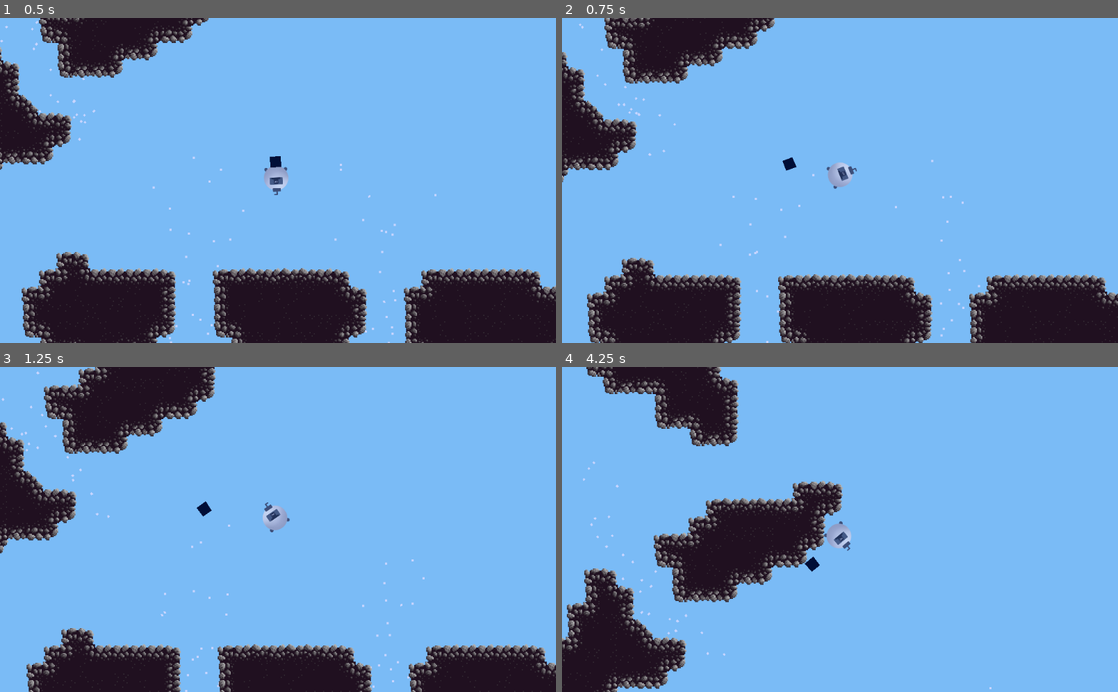
Above: before the commit, frames 1-4 (two rows, left to right).
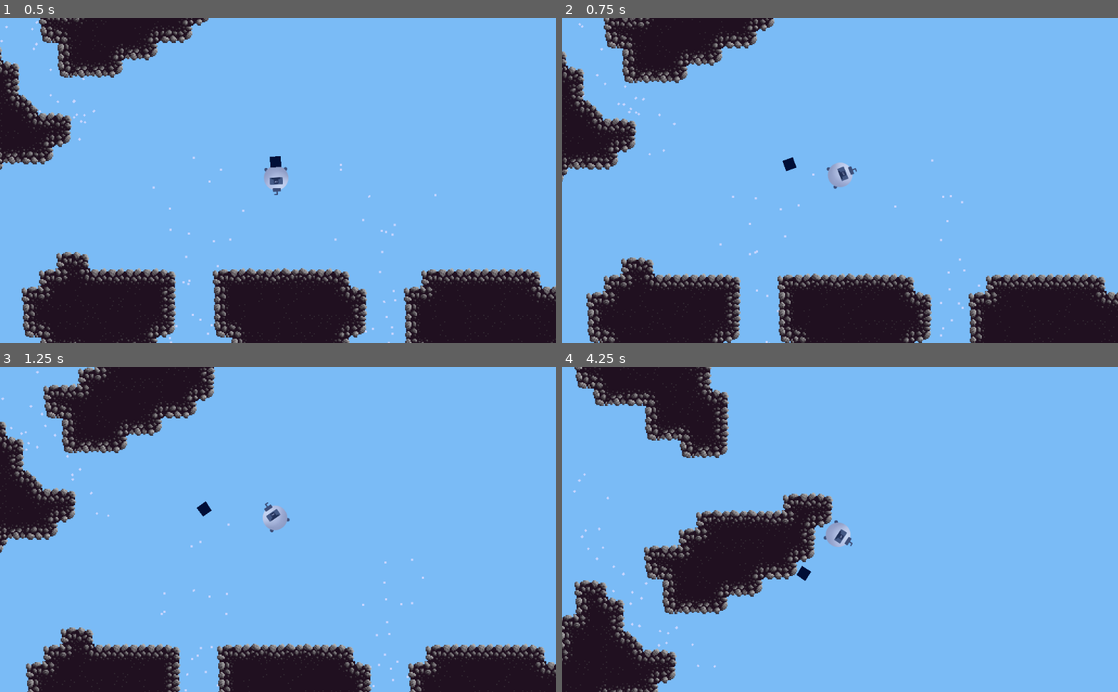
Above: after the commit, the same moments.

Repository: its-dlh/brackeys-2023.2
Game: Godot game, scene res://World/World.tscn
Same seed, same stepped clock (60 frames per second), same inputs: the game is played once before the commit and once after it.
Inputs (mouse positions are in pixels of both pictures, inside the frame that each line leads up to):
- Up to frame 1 (0.5 s): no input
- Up to frame 2 (0.75 s): move the mouse to (812, 245) at 0.52 s; press the mouse at (812, 245) at 0.53 s
- Up to frame 3 (1.25 s): no input
- Up to frame 4 (4.25 s): move the mouse to (1006, 578) at 1.27 s; release the mouse at (1006, 578) at 1.28 s; click (1006, 578) at 1.35 s; move the mouse to (673, 480) at 2.02 s; press the mouse at (673, 480) at 2.03 s; move the mouse to (867, 529) at 2.77 s; release the mouse at (867, 529) at 2.78 s; click (867, 529) at 2.85 s; move the mouse to (756, 448) at 3.52 s; press the mouse at (756, 448) at 3.53 s

Frame 1 is identical in both runs. In frame 2, 3.4% of the frame differs, in the area x 0-100%, y 0-100%; in frame 3, 3.1%; in frame 4, 11%, in the area x 0-78%, y 0-100%.

Commit message:
Retraction

Diff:
--- a/Player/Player.gd
+++ b/Player/Player.gd
@@ -10,7 +10,7 @@
 
 onready var anchor_point = $Position2D
 onready var hook = $Position2D/Anchor
-onready var hook_shape := $Position2D/Anchor/CollisionShape2D
+onready var hook_shape = $Position2D/Anchor/CollisionShape2D
 
 const HOOK_MAX_LENGTH = 250.0
 const HOOK_SPEED = 800.0
@@ -31,7 +31,6 @@
 			if global_position.distance_to(hook.global_position) <= PLAYER_HOOK_SPEED * delta:
 				global_position = hook.global_position
 				player_state = PlayerStates.DEFAULT
-				hide_hook()
 		else:
 			if hook_state == HookStates.RETRACT_TO_PLAYER or hook_state == HookStates.HOOKED:
 				var direction = hook.global_position.direction_to(anchor_point.global_position)
@@ -40,7 +39,7 @@
 				# can knock around the Sub and cause a fun (but BAD) launch effect,
 				# so instead we just process the distance and give ourselves a little
 				# wiggle room with the constant
-				if hook.global_position.distance_to(anchor_point.global_position) <= 1:
+				if hook.global_position.distance_to(anchor_point.global_position) <= 5:
 					hook_return()
 
 	match hook_state:
@@ -48,6 +47,7 @@
 			if hook.global_position.distance_to(anchor_point.global_position) >= HOOK_MAX_LENGTH:
 				# Too far!
 				hook_state = HookStates.RETRACT_TO_PLAYER
+				hook_shape.disabled = false
 			else:
 				var collision_info = hook.move_and_collide(hook_direction * HOOK_SPEED * delta)
 				if collision_info:
@@ -56,21 +56,30 @@
 			hook.global_position = anchor_sticky_position
 
 func _input(event):
-	if event is InputEventMouseButton and event.button_index == BUTTON_LEFT and event.pressed:
-		if hook_state == HookStates.NONE:
-			hook_launch()
+	if event is InputEventMouseButton and event.pressed:
+		if event.button_index == BUTTON_LEFT:
+			if hook_state == HookStates.NONE:
+				hook_launch()
+		elif event.button_index == BUTTON_RIGHT:
+			hook_detach()
+
+func hook_detach():
+	print('hook_state: RETRACT_TO_PLAYER')
+	hook_state = HookStates.RETRACT_TO_PLAYER
+	player_state = PlayerStates.DEFAULT
 
 # When the user initially clicks the hook is launched
 # Requires checking hook status before firing
 func hook_launch():
+	print('hook_state: EXTEND')
 	hook.global_position = anchor_point.global_position # center it
 	hook_state = HookStates.EXTEND
 	hook_direction = Vector2(throw_speed, 0).rotated(rotation)
-	hook.show()
 	hook_shape.disabled = false
 
 # When the hook hits a target
 func hooked():
+	print('hook_state: HOOKED')
 	# We pause the movement of the anchor by collecting it's
 	# position when it hits. In our physics processing, we reset
 	# its position to the saved position
@@ -86,11 +95,10 @@
 
 # Hook returns to ship
 func hook_return():
-	print("hook return to ship")
+	print('hook_state: NONE')
 	hook_state = HookStates.NONE
 	player_state = PlayerStates.DEFAULT
 	hook_shape.call_deferred("set_disabled", true)
-
 
 func look_follow(current_position, target_position):
 	var target_angle = atan2(target_position.y - current_position.y, target_position.x - current_position.x)
@@ -108,7 +116,3 @@
 	var target_acceleration = (target_velocity - angular_velocity) / target_accel_time
 	var target_torque = inertia * target_acceleration
 	add_torque(clamp(target_torque, -max_torque, max_torque))
-
-func hide_hook():
-	hook.hide()
-	hook_shape.call_deferred("set_disabled", true)
--- a/Player/Player.tscn
+++ b/Player/Player.tscn
@@ -9,6 +9,7 @@
 [sub_resource type="RectangleShape2D" id=2]
 
 [node name="Player" type="RigidBody2D"]
+continuous_cd = 2
 contacts_reported = 1
 contact_monitor = true
 angular_damp = 10.5
@@ -29,8 +30,8 @@
 position = Vector2( 30, 0 )
 
 [node name="Anchor" type="KinematicBody2D" parent="Position2D"]
-collision_layer = 2
-collision_mask = 2
+collision_layer = 3
+collision_mask = 3
 
 [node name="CollisionShape2D" type="CollisionShape2D" parent="Position2D/Anchor"]
 shape = SubResource( 2 )
